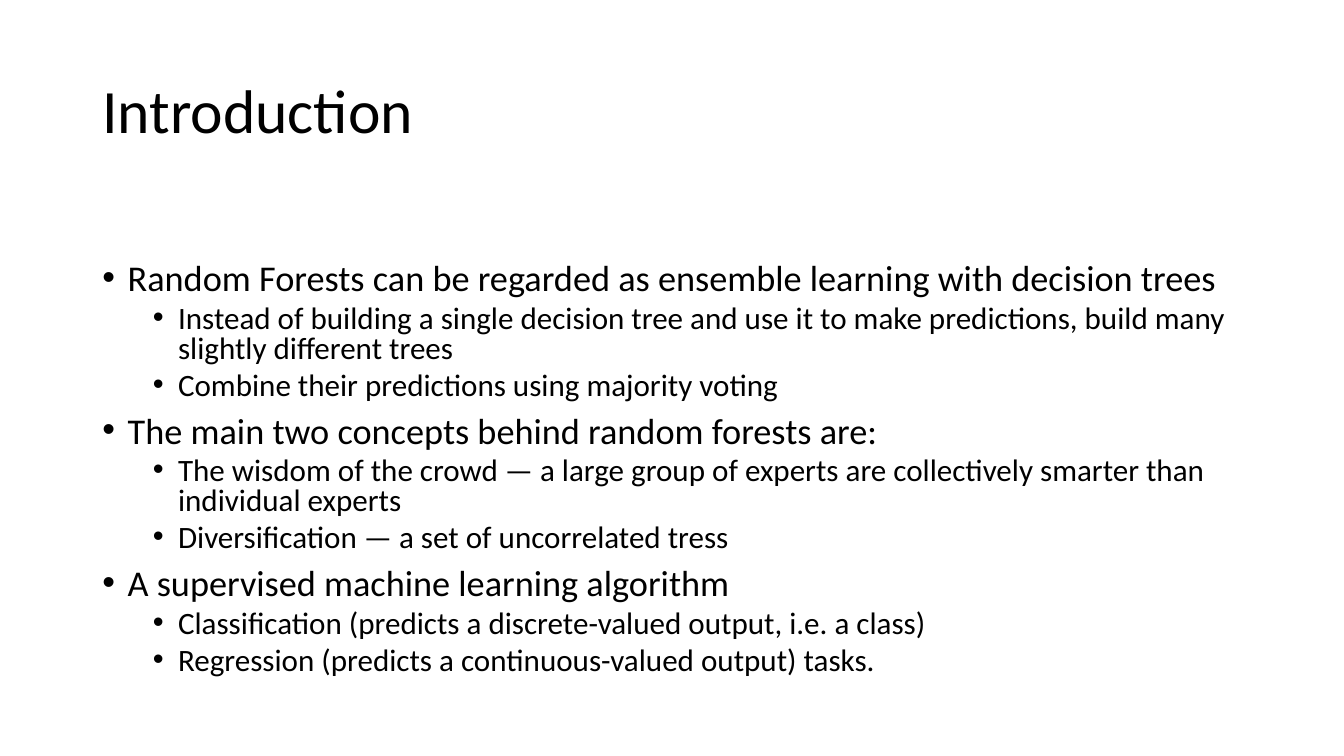
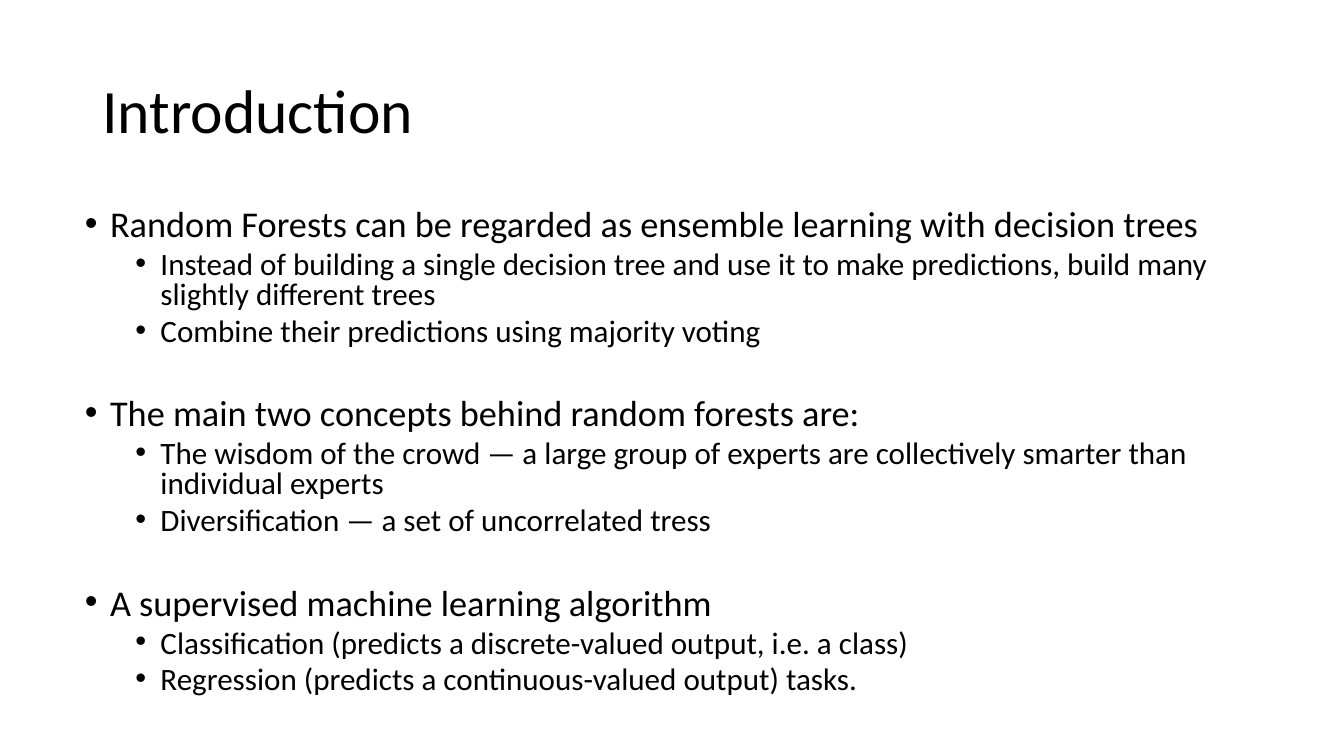
Before and after one commit to SannioAnalytics/Online-Materials, a slide deck: slide 6 of 18. Random Forests.pptx. Drawn at 1344x756 pixels with LibreOffice and Linux fonts; fonts in the diff are those of the drawing. Boxes give left, top, right and bottom in pixels: in the first picture for what was removed or moved away, otherwise in the second. Text is boxed around its words. In the diff, an @@ line names an element or a change of style, - is before the commit and + after.

```diff
--- a/18. Random Forests.pptx
+++ b/18. Random Forests.pptx
@@ text "Random Forests can be regarded ..." rewrapped from bbox=[128, 265, 1224, 677] to bbox=[110, 211, 1206, 696] @@
```
Also in this commit, not shown: 21 other slides changed, 1 other file.
